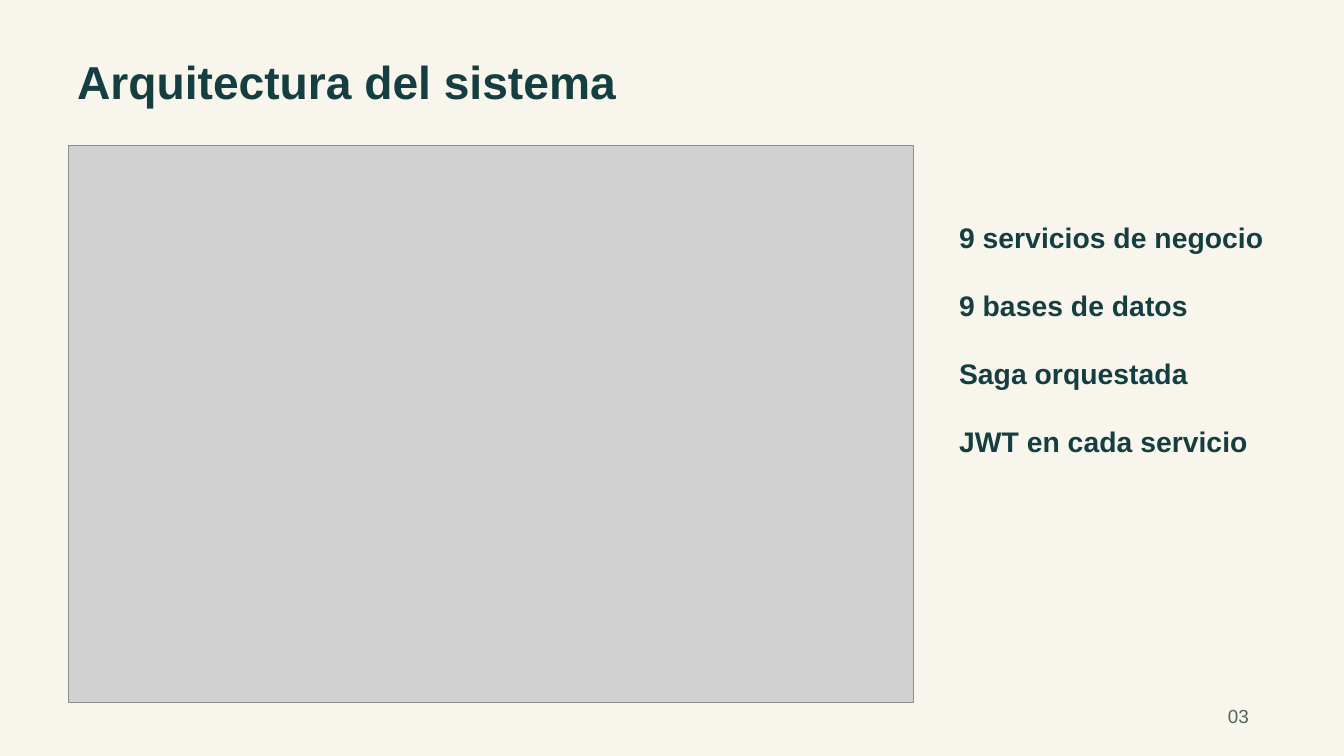
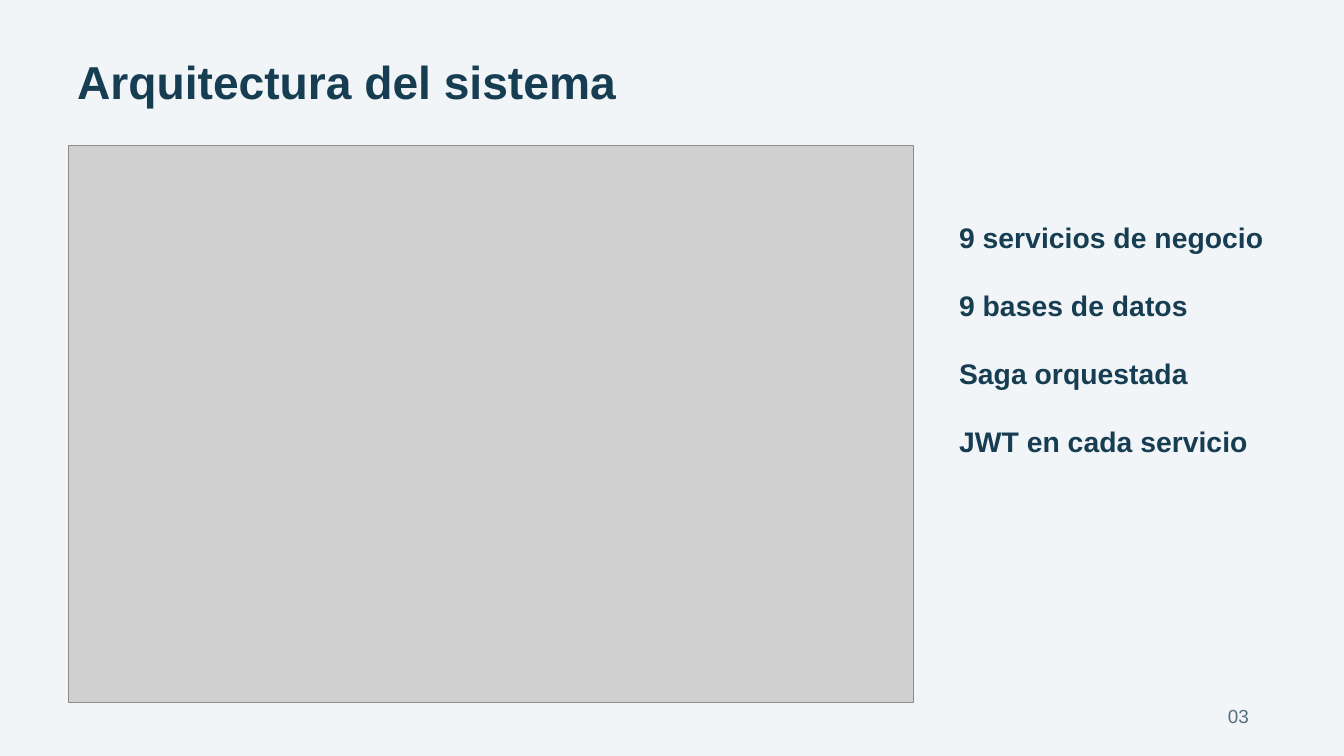
Before and after one commit to Stephmarc/CASAS-distribuidas, a slide deck: slide 3 of Mkdocs/docs/assets/CASAS-Sustentacion-Unidad2-Final.pptx. Drawn at 1344x756 pixels with LibreOffice and Linux fonts; fonts in the diff are those of the drawing; grey boxes stand for pictures. Boxes give left, top, right and bottom in pixels: in the first picture for what was removed or moved away, otherwise in the second. Text is boxed around its words. In the diff, an @@ line names an element or a change of style, - is before the commit and + after.

```diff
--- a/Mkdocs/docs/assets/CASAS-Sustentacion-Unidad2-Final.pptx
+++ b/Mkdocs/docs/assets/CASAS-Sustentacion-Unidad2-Final.pptx
@@ background #F8F5ED to #F1F5F7 @@
@@ text "Arquitectura del sistema" at (77, 65, 616, 109): text colour #153E40 to #173D52 @@
@@ text "9 servicios de negocio" at (959, 227, 1263, 453): text colour #153E40 to #173D52 @@
@@ text "03" at (1228, 710, 1249, 723): text colour #52645C to #566D7C @@
```
Also in this commit, not shown: 11 other slides changed, 1 other file.
